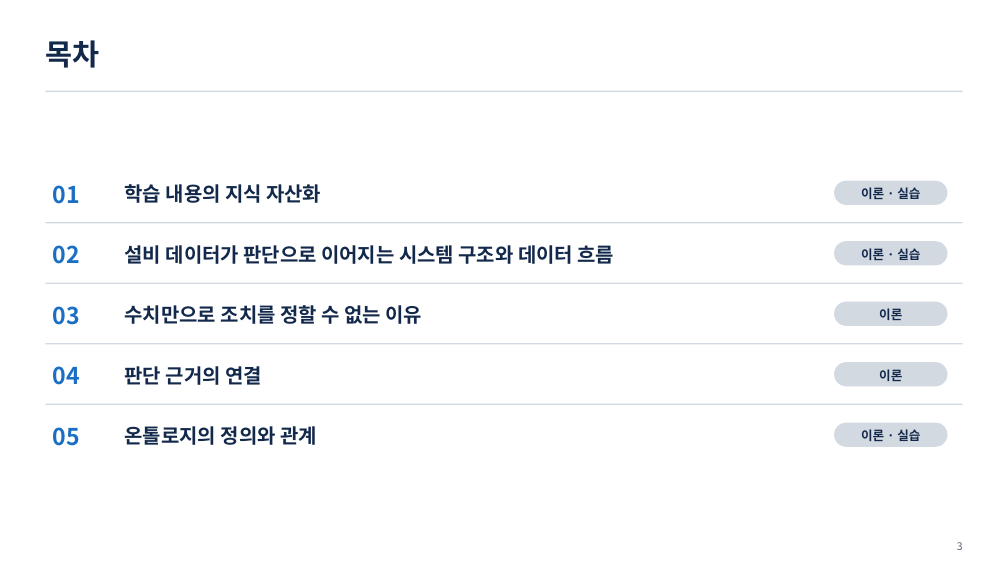
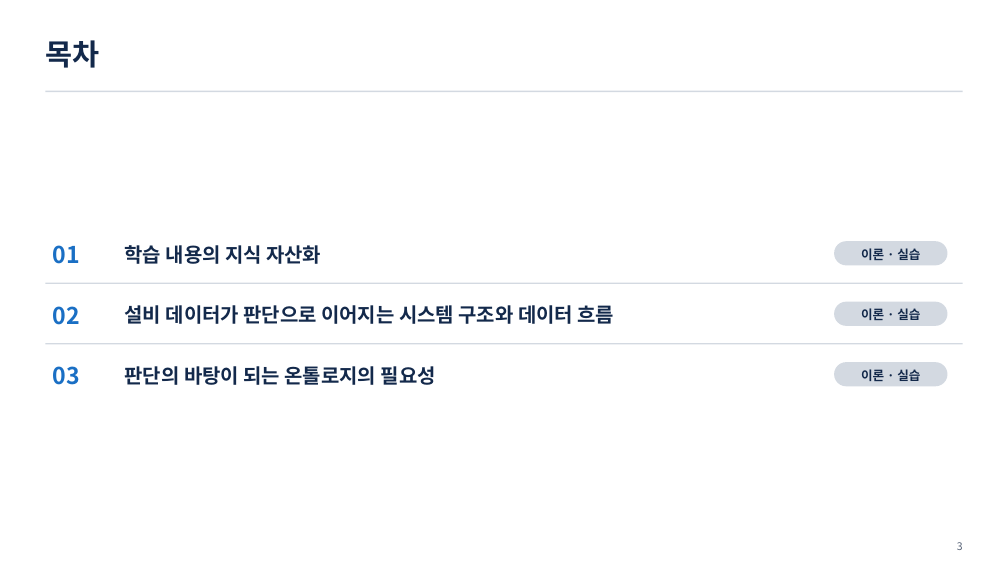
Before and after one commit to uengine-oss/hyd-iot-edu, a slide deck: slide 3 of workspace/강의제작/산출물/통합반/이론/01회차/통합반_01일차.pptx. Drawn at 1008x567 pixels with LibreOffice and Linux fonts; fonts in the diff are those of the drawing. Boxes give left, top, right and bottom in pixels: in the first picture for what was removed or moved away, otherwise in the second. Text is boxed around its words. In the diff, an @@ line names an element or a change of style, - is before the commit and + after.

Commit message:
1회차 이론 01편 덱 확정(사용자 확정): 학습목표 카드 이름 · 목차 세 단원 · 5장 요약 맡기면 일 두 배 → 바로 덤벼든다 · 8장 내 것으로 만든 것과 아닌 것 · 9장 AI 선생님 대화 삽화(새 그림) · 10장 학습노트에 남기기 = 지식 자산화 · 12장 실습 소개(오늘은 학습노트 만들기만) · 64장 03 단원 이름 「판단의 바탕이 되는 온톨로지의 필요성」. 확정 PPTX는 그 장만 장교체 + 노트주입

```diff
--- a/workspace/강의제작/산출물/통합반/이론/01회차/통합반_01일차.pptx
+++ b/workspace/강의제작/산출물/통합반/이론/01회차/통합반_01일차.pptx
@@ rounded rectangle removed at bbox=[834, 181, 948, 205] @@
@@ text removed at bbox=[861, 187, 920, 199] @@
-이론 · 실습
@@ rectangle removed at bbox=[45, 222, 963, 223] @@
@@ 5 texts: place and size @@
-5 texts at bbox=[53, 184, 615, 325]
+5 texts at bbox=[53, 245, 615, 385]
@@ text removed at bbox=[125, 305, 422, 324] @@
-수치만으로 조치를 정할 수 없는 이유
@@ text at bbox=[861, 308, 920, 320]: text changed @@
-이론
+이론 · 실습
@@ text removed at bbox=[53, 366, 80, 385] @@
-04
@@ text at bbox=[125, 366, 436, 385]: text changed @@
-판단 근거의 연결
+판단의 바탕이 되는 온톨로지의 필요성
@@ text "이론 · 실습": place and size @@
-text "이론 · 실습" at bbox=[861, 429, 920, 441]
+text "이론 · 실습" at bbox=[861, 369, 920, 381]
@@ text removed at bbox=[879, 369, 902, 381] @@
-이론
@@ rectangle removed at bbox=[45, 404, 963, 405] @@
@@ text removed at bbox=[53, 427, 80, 446] @@
-05
@@ text removed at bbox=[125, 426, 317, 445] @@
-온톨로지의 정의와 관계
@@ rounded rectangle removed at bbox=[834, 423, 948, 447] @@
```
Also in this commit, not shown: 7 other slides changed, 4 other files.
